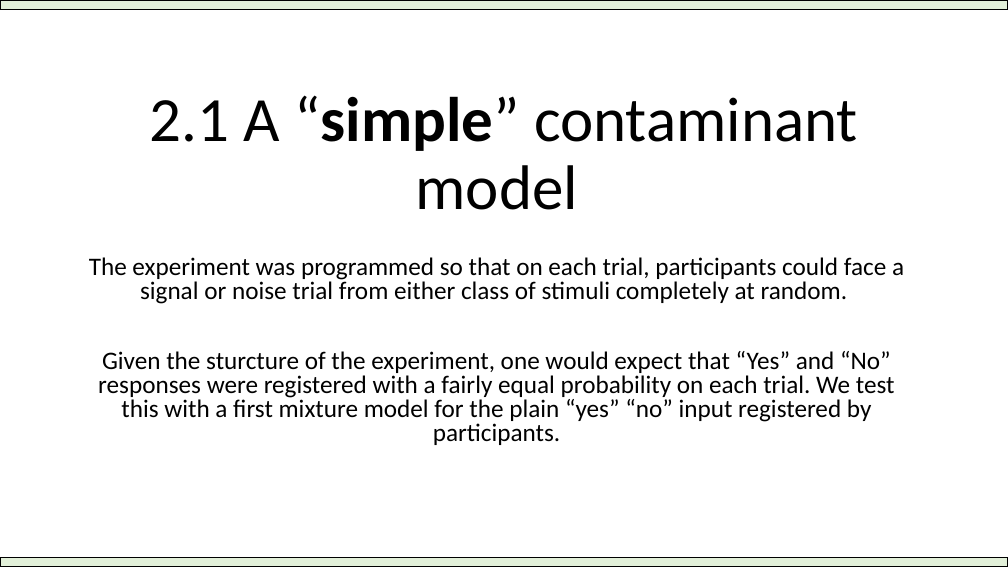
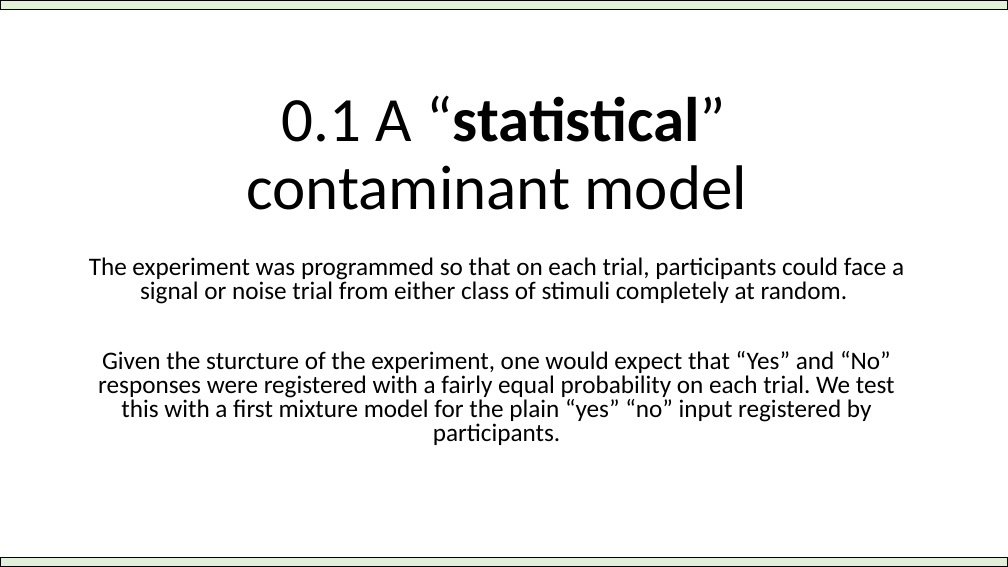
Before and after one commit to Adrifelcha/afchavez-019, a slide deck: slide 30 of MichaelLee/SDT Mirror Effect/Paper 1/BayesianSDTmodeling_Overview.pptx (slide 26 before the commit). Drawn at 1008x567 pixels with LibreOffice and Linux fonts; fonts in the diff are those of the drawing. Boxes give left, top, right and bottom in pixels: in the first picture for what was removed or moved away, otherwise in the second. Text is boxed around its words. In the diff, an @@ line names an element or a change of style, - is before the commit and + after.

```diff
--- a/MichaelLee/SDT Mirror Effect/Paper 1/BayesianSDTmodeling_Overview.pptx
+++ b/MichaelLee/SDT Mirror Effect/Paper 1/BayesianSDTmodeling_Overview.pptx
@@ title at (x1=247, y1=95, x2=747, y2=210): text changed @@
-2.1 A “simple” contaminant model
+0.1 A “statistical” contaminant model
```
Also in this commit, not shown: 20 other slides changed, 32 slides added, 12 slides removed, 43 other files.
